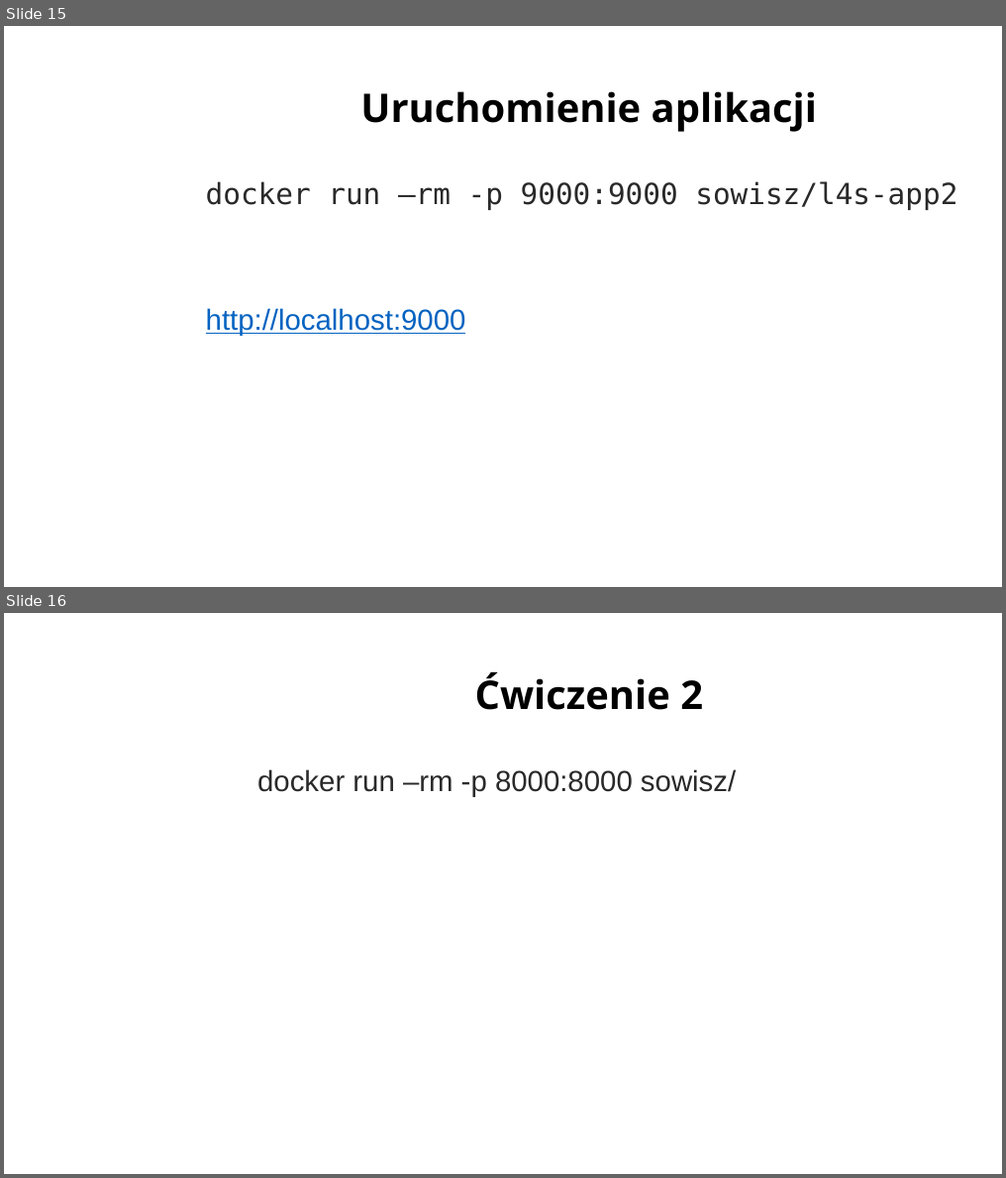
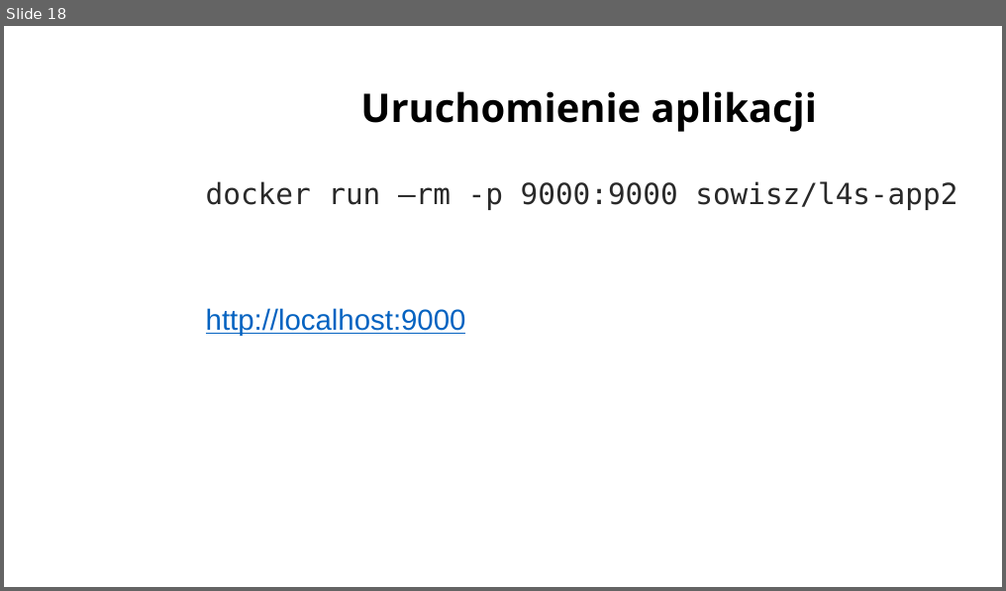
Before and after one commit to sowa-gregory/log4shell, a slide deck: log4shell_admindays.pptx. Shown one above the other, each under a label of ours: slides 15 and 16 before the commit, slide 18 after it. The pictures are 1006x1178 and 1006x591 pixels, drawn with LibreOffice and Linux fonts; fonts in the diff are those of the drawing; background and template pictures are left out. Boxes give left, top, right and bottom in pixels: in the first picture for what was removed or moved away, otherwise in the second. Text is boxed around its words. In the diff, an @@ line names an element or a change of style, - is before the commit and + after.

```diff
--- a/log4shell_admindays.pptx
+++ b/log4shell_admindays.pptx
@@ slide 16 removed at [4, 613, 1002, 1174], background picture (left out) @@
@@ title removed at [475, 672, 703, 710] @@
-Ćwiczenie 2
@@ text removed at [257, 769, 736, 797] @@
-docker run –rm -p 8000:8000 sowisz/
@@ what was slide 15 is now slide 18 @@
```
Also in this commit, not shown: 2 slides changed, 15 slides added, 4 other slides removed, 1 other file.
